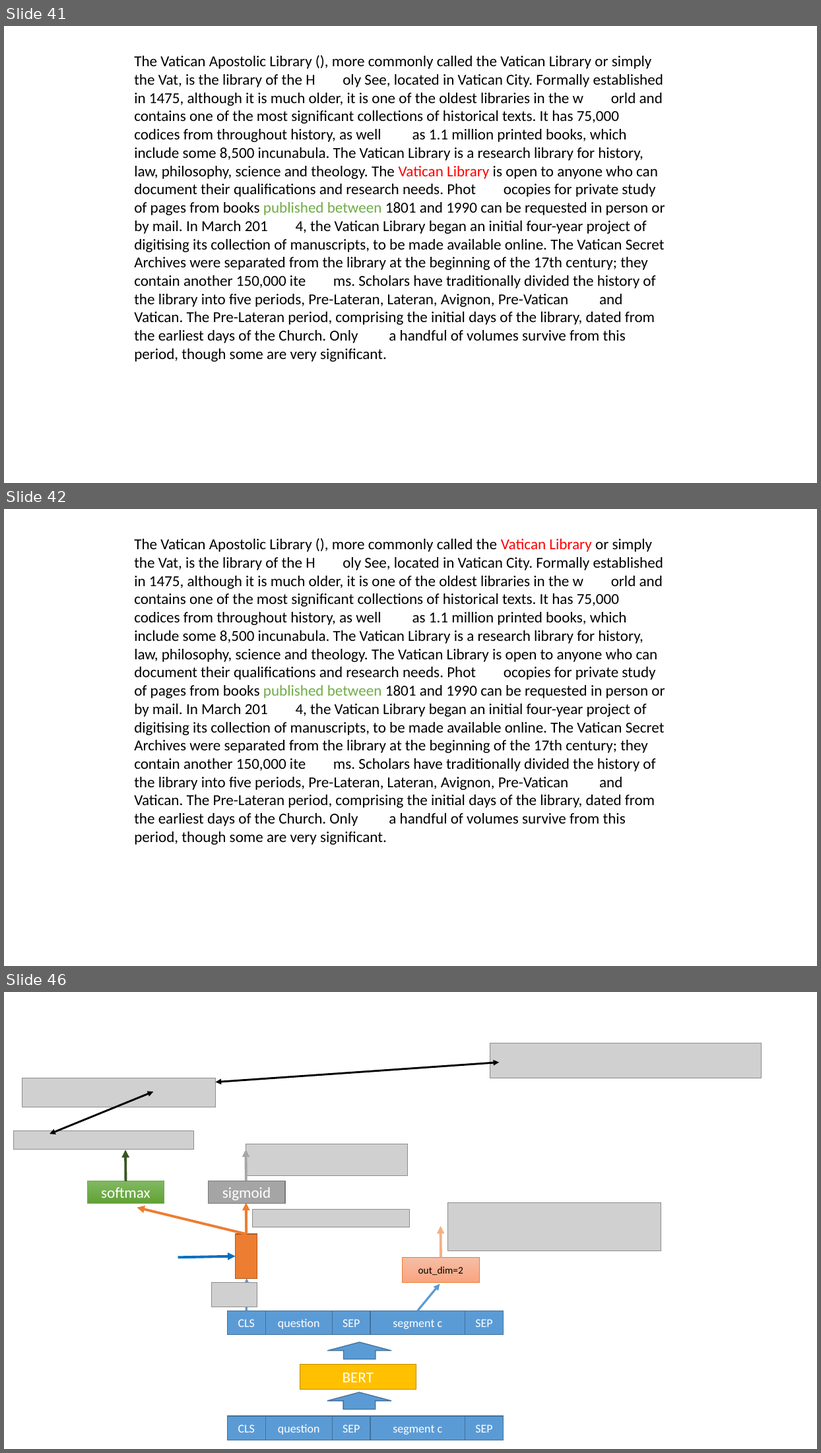
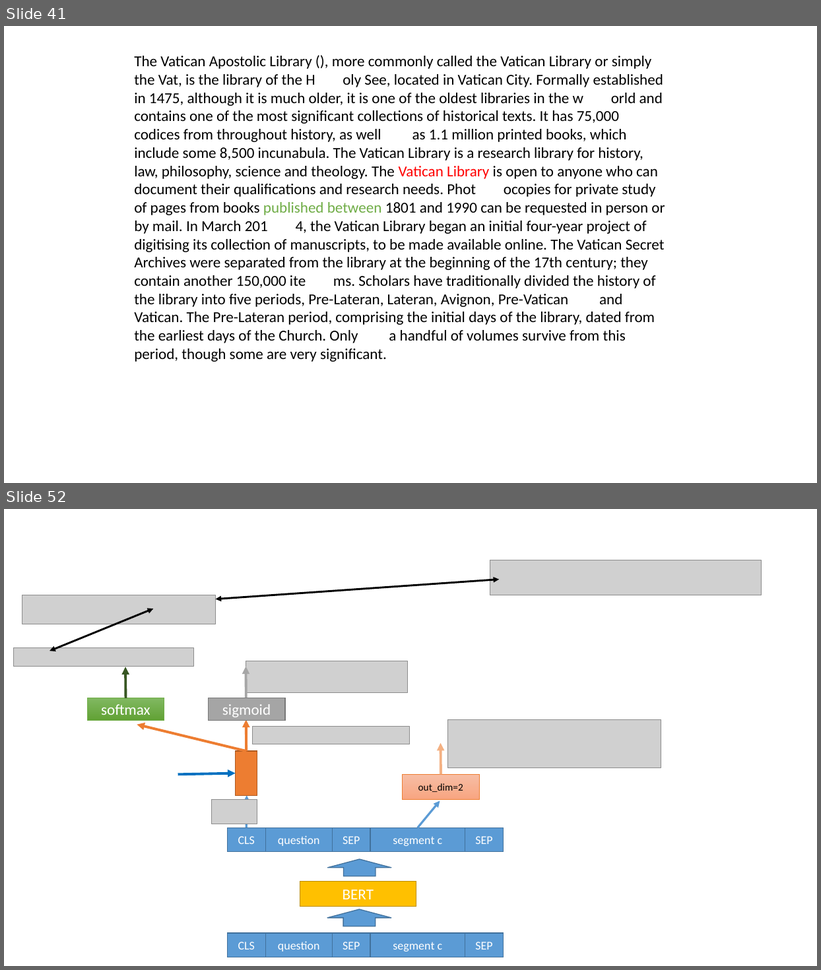
Before and after one commit to xhsun1997/rumor_project, a slide deck: 新建 PPT 演示文稿.ppt. Shown one above the other, each under a label of ours: slides 41, 42 and 46 before the commit, slides 41 and 52 after it; the slides between them are not shown. The pictures are 821x1453 and 821x970 pixels, drawn with LibreOffice and Linux fonts; fonts in the diff are those of the drawing; grey boxes stand for pictures. Boxes give left, top, right and bottom in pixels: in the first picture for what was removed or moved away, otherwise in the second. Text is boxed around its words. In the diff, an @@ line names an element or a change of style, - is before the commit and + after.

```diff
--- a/新建 PPT 演示文稿.ppt
+++ b/新建 PPT 演示文稿.ppt
@@ slide 42 removed at bbox=[4, 509, 817, 966], background #FFFFFF @@
@@ text removed at bbox=[134, 539, 665, 845] @@
-The Vatican Apostolic Library (), more commonly called the Vatican Library or simply the Vat, is the library of the H oly See, located in Vatican City. Formally established in 1475, although it is much older, it is one of the oldest libraries in the w orld and contains one of the most significant collections of historical texts. It has 75,000 codices from throughout history, as well as 1.1 million printed books, which include some 8,500 incunabula. The Vatican Library is a research library for history, law, philosophy, science and theology. The Vatican Library is open to anyone who can document their qualifications and research needs. Phot ocopies for private study of pages from books published between 1801 and 1990 can be requested in person or by mail. In March 201 4, the Vatican Library began an initial four-year project of digitising its collection of manuscripts, to be made available online. The Vatican Secret Archives were separated from the library at the beginning of the 17th century; they contain another 150,000 ite ms. Scholars have traditionally divided the history of the library into five periods, Pre-Lateran, Lateran, Avignon, Pre-Vatican and Vatican. The Pre-Lateran period, comprising the initial days of the library, dated from the earliest days of the Church. Only a handful of volumes survive from this period, though some are very significant.
@@ what was slide 46 is now slide 52 @@
```
Also in this commit, not shown: 7 slides changed, 9 slides added, 15 other slides removed, 2 other files.
